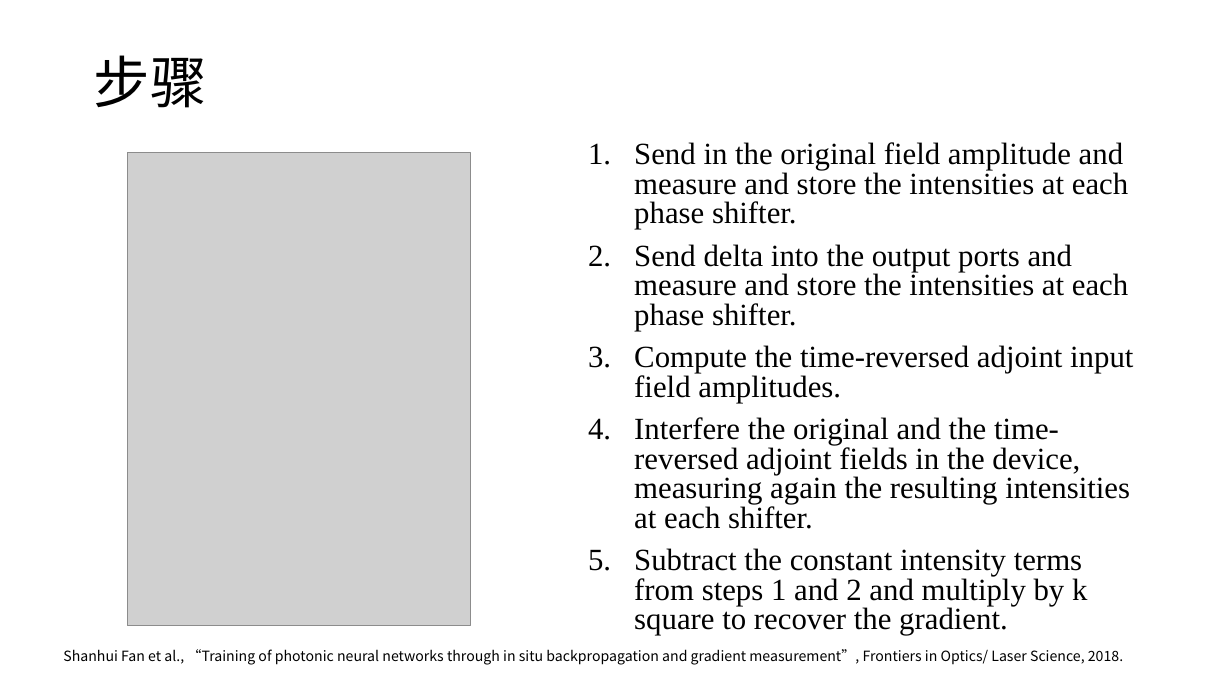
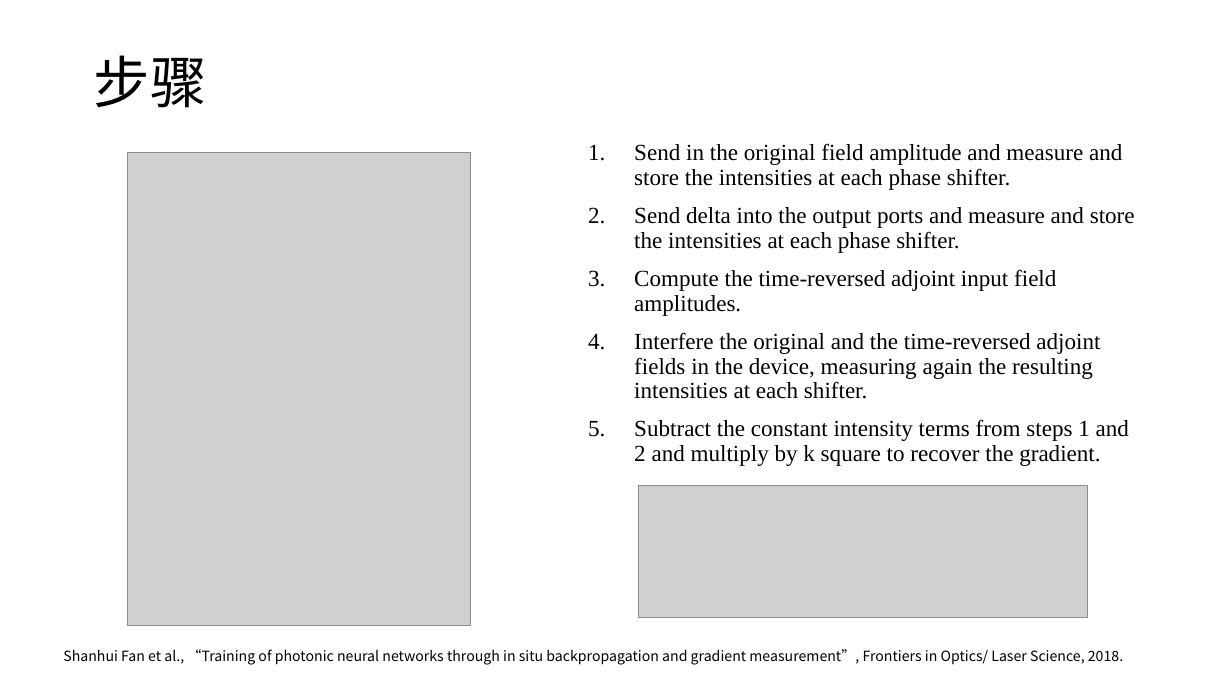
Before and after one commit to lucaschang95/DiscussionWithLin, a slide deck: slide 10 of 20190918 - 光芯片深度学习调研.pptx. Drawn at 1232x693 pixels with LibreOffice and Linux fonts; fonts in the diff are those of the drawing; grey boxes stand for pictures. Boxes give left, top, right and bottom in pixels: in the first picture for what was removed or moved away, otherwise in the second. Text is boxed around its words. In the diff, an @@ line names an element or a change of style, - is before the commit and + after.

```diff
--- a/20190918 - 光芯片深度学习调研.pptx
+++ b/20190918 - 光芯片深度学习调研.pptx
@@ text "Send in the original field ..." at bbox=[634, 143, 1135, 466]: size 24 to 18 pt; line spacing 0.8 to 0.9 @@
@@ picture added at bbox=[639, 485, 1087, 617] @@
```
Also in this commit, not shown: 10 other slides changed, 2 slides added, 3 slides removed.
